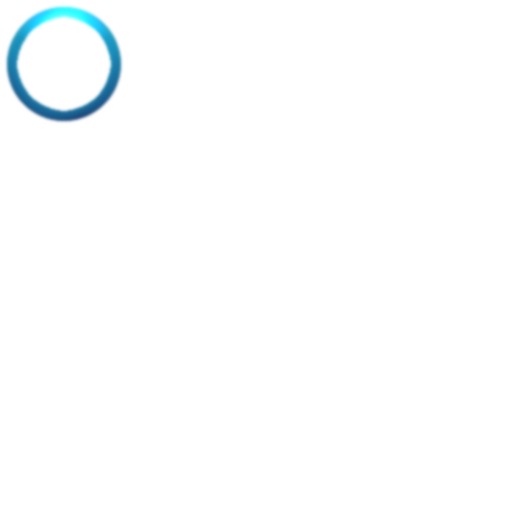
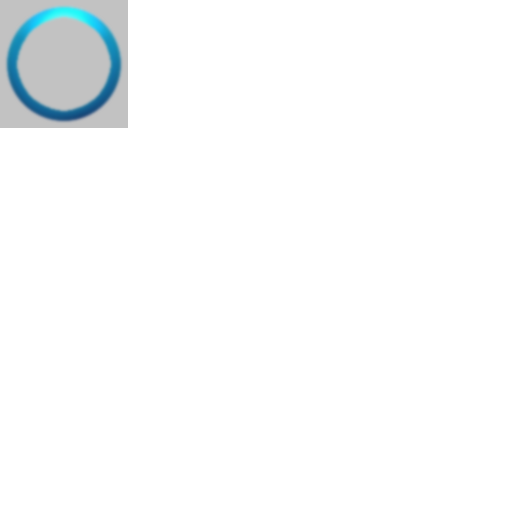
Revision of a layered 512px x 512px image; what changed, layer by layer:
showed "Layer 0" over 0, 0, 128, 128
